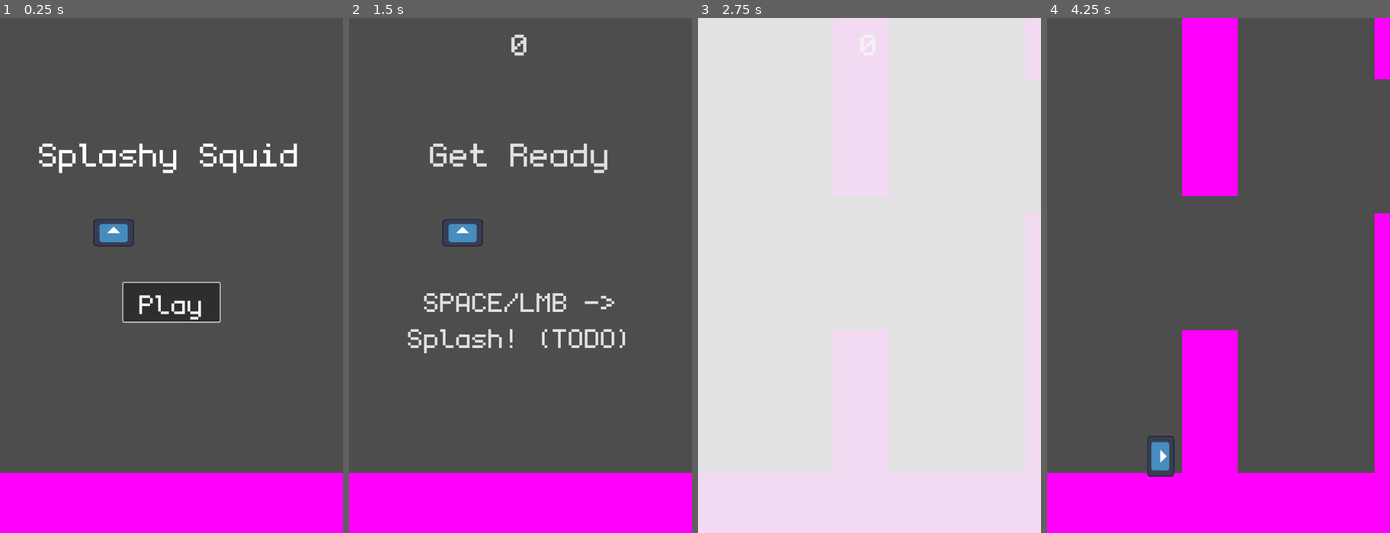
Above: before the commit, frames 1-4 (left to right).
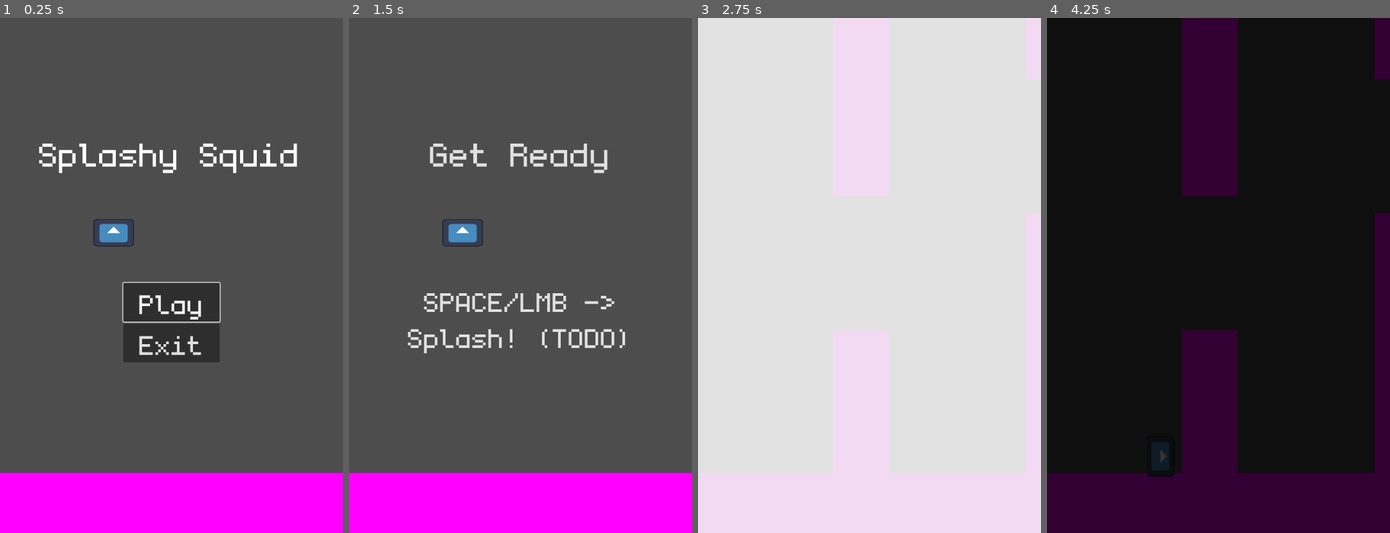
Above: after the commit, the same moments.

Repository: brubster/splashy-squid
Game: Godot game, scene res://scenes/main.tscn
Same seed, same stepped clock (60 frames per second), same inputs: the game is played once before the commit and once after it. The engine's default icon, where the game draws it, is replaced by a stand-in: a white triangle on a blue panel in a dark square.
Inputs (mouse positions are in pixels of both pictures, inside the frame that each line leads up to):
- Up to frame 1 (0.25 s): no input
- Up to frame 2 (1.5 s): click "Play" at 0.5 s; tap Enter (enter) at 1.25 s; hold Enter (enter) from 1.28 s (still down)
- Up to frame 3 (2.75 s): tap Space (flap, bound only before the commit) at 1.52, 1.55, 1.82, 2.1, 2.27, 2.57 s; release Enter (enter) at 2.03 s; tap Enter (enter) at 2.3 s
- Up to frame 4 (4.25 s): hold Enter (enter) 2.78-3.5 s; tap Space (flap, bound only before the commit) at 3.05 s; click (1218, 311) at 3.5 s, where only the run after the commit has a clickable "Restart"

The runs differ from the first frame. In frame 1, 2.0% of the frame differs, in the area x 36-64%, y 59-67%; in frame 2, 0.1%; in frame 3, less than 0.1%; in frame 4, 100%, in the area x 0-100%, y 0-100%.

Commit message:
Game Over screen, WIP scuffed restart game mechanic

Diff:
--- a/01_flappy/project.godot
+++ b/01_flappy/project.godot
@@ -20,9 +20,15 @@
 window/size/viewport_width=640
 window/size/viewport_height=960
 
+[importer_defaults]
+
+font_data_dynamic={
+"subpixel_positioning": 0
+}
+
 [input]
 
-flap={
+splash={
 "deadzone": 0.5,
 "events": [Object(InputEventKey,"resource_local_to_scene":false,"resource_name":"","device":0,"window_id":0,"alt_pressed":false,"shift_pressed":false,"ctrl_pressed":false,"meta_pressed":false,"pressed":false,"keycode":0,"physical_keycode":32,"key_label":0,"unicode":0,"echo":false,"script":null)
 , Object(InputEventMouseButton,"resource_local_to_scene":false,"resource_name":"","device":-1,"window_id":0,"alt_presse …(244 unchanged characters)…
--- a/01_flappy/scenes/game/game_ui.tscn
+++ b/01_flappy/scenes/game/game_ui.tscn
@@ -44,7 +44,7 @@
 tracks/3/type = "value"
 tracks/3/imported = false
 tracks/3/enabled = true
-tracks/3/path = NodePath("../ScreenMargin:modulate")
+tracks/3/path = NodePath("../ScoreMargin:modulate")
 tracks/3/interp = 1
 tracks/3/loop_wrap = true
 tracks/3/keys = {
@@ -53,6 +53,30 @@
 "update": 0,
 "values": [Color(1, 1, 1, 1)]
 }
+tracks/4/type = "value"
+tracks/4/imported = false
+tracks/4/enabled = true
+tracks/4/path = NodePath("../GameOverAnchor:position")
+tracks/4/interp = 1
+tracks/4/loop_wrap = true
+tracks/4/keys = {
+"times": PackedFloat32Array(0),
+"transitions": PackedFloat32Array(1),
+"update": 0,
+"values": [Vector2(-161, 960)]
+}
+tracks/5/type = "value"
+tracks/5/imported = false
+tracks/5/enabled = true
+tracks/5/path = NodePath("../RestartFade:modulate")
+tracks/5/interp = 1
+tracks/5/loop_wrap = true
+tracks/5/keys = {
+"times": PackedFloat32Array(0),
+"transitions": PackedFloat32Array(1),
+"update": 0,
+"values": [Color(1, 1, 1, 0)]
+}
 
 [sub_resource type="Animation" id="Animation_42fek"]
 resource_name = "ready_ui_fade_out"
@@ -103,7 +127,7 @@
 tracks/1/type = "value"
 tracks/1/imported = false
 tracks/1/enabled = true
-tracks/1/path = NodePath("../ScreenMargin:modulate")
+tracks/1/path = NodePath("../ScoreMargin:modulate")
 tracks/1/interp = 1
 tracks/1/loop_wrap = true
 tracks/1/keys = {
@@ -113,12 +137,46 @@
 "values": [Color(1, 1, 1, 1), Color(1, 1, 1, 0)]
 }
 
+[sub_resource type="Animation" id="Animation_t3855"]
+resource_name = "game_over_reveal"
+length = 0.5
+tracks/0/type = "value"
+tracks/0/imported = false
+tracks/0/enabled = true
+tracks/0/path = NodePath("../GameOverAnchor:position")
+tracks/0/interp = 1
+tracks/0/loop_wrap = true
+tracks/0/keys = {
+"times": PackedFloat32Array(0, 0.5),
+"transitions": PackedFloat32Array(0.4, 1),
+"update": 0,
+"values": [Vector2(-161, 960), Vector2(-161, 0)]
+}
+
+[sub_resource type="Animation" id="Animation_wc72r"]
+resource_name = "restart_fade_to_black"
+length = 0.5
+tracks/0/type = "value"
+tracks/0/imported = false
+tracks/0/enabled = true
+tracks/0/path = NodePath("../RestartFade:modulate")
+tracks/0/interp = 1
+tracks/0/loop_wrap = true
+tracks/0/keys = {
+"times": PackedFloat32Array(0, 0.5),
+"transitions": PackedFloat32Array(1, 1),
+"update": 0,
+"values": [Color(1, 1, 1, 0), Color(1, 1, 1, 1)]
+}
+
 [sub_resource type="AnimationLibrary" id="AnimationLibrary_1gykf"]
 _data = {
 "RESET": SubResource("Animation_2wxm7"),
 "death_flash": SubResource("Animation_waf8h"),
+"game_over_reveal": SubResource("Animation_t3855"),
 "game_ui_fade_in": SubResource("Animation_vmagh"),
-"ready_ui_fade_out": SubResource("Animation_42fek")
+"ready_ui_fade_out": SubResource("Animation_42fek"),
+"restart_fade_to_black": SubResource("Animation_wc72r")
 }
 
 [node name="GameUI" type="Control"]
@@ -147,7 +205,8 @@
 "": SubResource("AnimationLibrary_1gykf")
 }
 
-[node name="ScreenMargin" type="MarginContainer" parent="."]
+[node name="ScoreMargin" type="MarginContainer" parent="."]
+visible = false
 layout_mode = 1
 anchors_preset = 15
 anchor_right = 1.0
@@ -159,13 +218,14 @@
 theme_override_constants/margin_right = 10
 theme_override_constants/margin_bottom = 10
 
-[node name="VBoxContainer" type="VBoxContainer" parent="ScreenMargin"]
-layout_mode = 2
-
-[node name="Score" type="Label" parent="ScreenMargin/VBoxContainer"]
+[node name="VBoxContainer" type="VBoxContainer" parent="ScoreMargin"]
+layout_mode = 2
+
+[node name="Score" type="Label" parent="ScoreMargin/VBoxContainer"]
 unique_name_in_owner = true
 layout_mode = 2
 size_flags_vertical = 0
+mouse_filter = 1
 theme_override_fonts/font = ExtResource("2_bdr0s")
 theme_override_font_sizes/font_size = 90
 horizontal_alignment = 1
@@ -210,6 +270,114 @@
 Splash! (TODO)"
 horizontal_alignment = 1
 
+[node name="GameOverAnchor" type="Node2D" parent="."]
+position = Vector2(-161, 960)
+
+[node name="GameOverMargin" type="MarginContainer" parent="GameOverAnchor"]
+unique_name_in_owner = true
+anchors_preset = 15
+anchor_right = 1.0
+anchor_bottom = 1.0
+offset_left = -290.0
+offset_top = -110.0
+offset_right = 1252.0
+offset_bottom = 930.0
+grow_horizontal = 2
+grow_vertical = 2
+theme_override_constants/margin_left = 300
+theme_override_constants/margin_top = 10
+theme_override_constants/margin_right = 300
+theme_override_constants/margin_bottom = 10
+
+[node name="VBoxContainer" type="VBoxContainer" parent="GameOverAnchor/GameOverMargin"]
+layout_mode = 2
+
+[node name="InnerMargin" type="MarginContainer" parent="GameOverAnchor/GameOverMargin/VBoxContainer"]
+layout_mode = 2
+theme_override_constants/margin_left = 300
+theme_override_constants/margin_top = 280
+theme_override_constants/margin_right = 300
+theme_override_constants/margin_bottom = 280
+
+[node name="VBoxContainer" type="VBoxContainer" parent="GameOverAnchor/GameOverMargin/VBoxContainer/InnerMargin"]
+layout_mode = 2
+
+[node name="GameOverLabel" type="Label" parent="GameOverAnchor/GameOverMargin/VBoxContainer/InnerMargin/VBoxContainer"]
+layout_mode = 2
+mouse_filter = 1
+theme_override_fonts/font = ExtResource("2_bdr0s")
+theme_override_font_sizes/font_size = 100
+text = "Game Over"
+horizontal_alignment = 1
+
+[node name="PanelContainer" type="PanelContainer" parent="GameOverAnchor/GameOverMargin/VBoxContainer/InnerMargin/VBoxContainer"]
+layout_mode = 2
+mouse_filter = 1
+
+[node name="MarginContainer" type="MarginContainer" parent="GameOverAnchor/GameOverMargin/VBoxContainer/InnerMargin/VBoxContainer/PanelContainer"]
+layout_mode = 2
+theme_override_constants/margin_left = 20
+theme_override_constants/margin_top = 20
+theme_override_constants/margin_right = 20
+theme_override_constants/margin_bottom = 20
+
+[node name="GridContainer" type="GridContainer" parent="GameOverAnchor/GameOverMargin/VBoxContainer/InnerMargin/VBoxContainer/PanelContainer/MarginContainer"]
+layout_mode = 2
+theme_override_constants/h_separation = 20
+theme_override_constants/v_separation = 20
+columns = 2
+
+[node name="ScoreLabel" type="Label" parent="GameOverAnchor/GameOverMargin/VBoxContainer/InnerMargin/VBoxContainer/PanelContainer/MarginContainer/GridContainer"]
+layout_mode = 2
+theme_override_fonts/font = ExtResource("2_bdr0s")
+theme_override_font_sizes/font_size = 60
+text = "Score: "
+horizontal_alignment = 2
+
+[node name="ScoreActual" type="Label" parent="GameOverAnchor/GameOverMargin/VBoxContainer/InnerMargin/VBoxContainer/PanelContainer/MarginContainer/GridContainer"]
+unique_name_in_owner = true
+layout_mode = 2
+theme_override_fonts/font = ExtResource("2_bdr0s")
+theme_override_font_sizes/font_size = 60
+horizontal_alignment = 2
+
+[node name="BestLabel" type="Label" parent="GameOverAnchor/GameOverMargin/VBoxContainer/InnerMargin/VBoxContainer/PanelContainer/MarginContainer/GridContainer"]
+layout_mode = 2
+theme_override_fonts/font = ExtResource("2_bdr0s")
+theme_override_font_sizes/font_size = 60
+text = " Best: "
+horizontal_alignment = 2
+
+[node name="BestActual" type="Label" parent="GameOverAnchor/GameOverMargin/VBoxContainer/InnerMargin/VBoxContainer/PanelContainer/MarginContainer/GridContainer"]
+unique_name_in_owner = true
+layout_mode = 2
+theme_override_fonts/font = ExtResource("2_bdr0s")
+theme_override_font_sizes/font_size = 60
+horizontal_alignment = 2
+
+[node name="ButtonMargin" type="MarginContainer" parent="GameOverAnchor/GameOverMargin/VBoxContainer/InnerMargin/VBoxContainer"]
+layout_mode = 2
+theme_override_constants/margin_left = 60
+theme_override_constants/margin_top = 100
+theme_override_constants/margin_right = 60
+
+[node name="VBoxContainer" type="VBoxContainer" parent="GameOverAnchor/GameOverMargin/VBoxContainer/InnerMargin/VBoxContainer/ButtonMargin"]
+layout_mode = 2
+
+[node name="RestartButton" type="Button" parent="GameOverAnchor/GameOverMargin/VBoxContainer/InnerMargin/VBoxContainer/ButtonMargin/VBoxContainer"]
+unique_name_in_owner = true
+layout_mode = 2
+theme_override_fonts/font = ExtResource("2_bdr0s")
+theme_override_font_sizes/font_size = 60
+text = "Restart"
+
+[node name="ExitButton" type="Button" parent="GameOverAnchor/GameOverMargin/VBoxContainer/InnerMargin/VBoxContainer/ButtonMargin/VBoxContainer"]
+unique_name_in_owner = true
+layout_mode = 2
+theme_override_fonts/font = ExtResource("2_bdr0s")
+theme_override_font_sizes/font_size = 60
+text = "Exit"
+
 [node name="DeathFlash" type="ColorRect" parent="."]
 visible = false
 layout_mode = 1
@@ -218,4 +386,19 @@
 anchor_bottom = 1.0
 grow_horizontal = 2
 grow_vertical = 2
+mouse_filter = 2
 color = Color(0.901961, 0.901961, 0.901961, 0.901961)
+
+[node name="RestartFade" type="ColorRect" parent="."]
+visible = false
+modulate = Color(1, 1, 1, 0)
+layout_mode = 1
+anchors_preset = 15
+anchor_right = 1.0
+anchor_bottom = 1.0
+grow_horizontal = 2
+grow_vertical = 2
+color = Color(0, 0, 0, 1)
+
+[connection signal="pressed" from="GameOverAnchor/GameOverMargin/VBoxContainer/InnerMargin/VBoxContainer/ButtonMargin/VBoxContainer/RestartButton" to="." method="_on_restart_button_pressed"]
+[connection signal="pressed" from="GameOverAnchor/GameOverMargin/VBoxContainer/InnerMargin/VBoxContainer/ButtonMargin/VBoxContainer/ExitButton" to="." method="_on_exit_button_pressed"]
--- a/01_flappy/scenes/main_ui.tscn
+++ b/01_flappy/scenes/main_ui.tscn
@@ -71,6 +71,7 @@
 anchor_bottom = 1.0
 grow_horizontal = 2
 grow_vertical = 2
+mouse_filter = 2
 script = ExtResource("1_v736d")
 
 [node name="AnimationPlayer" type="AnimationPlayer" parent="."]
@@ -122,11 +123,22 @@
 theme_override_constants/margin_top = 200
 theme_override_constants/margin_right = 220
 
-[node name="PlayButton" type="Button" parent="ScreenMargin/VBoxContainer/ButtonAnchor/ButtonMargin"]
+[node name="VBoxContainer" type="VBoxContainer" parent="ScreenMargin/VBoxContainer/ButtonAnchor/ButtonMargin"]
+layout_mode = 2
+
+[node name="PlayButton" type="Button" parent="ScreenMargin/VBoxContainer/ButtonAnchor/ButtonMargin/VBoxContainer"]
 unique_name_in_owner = true
 layout_mode = 2
 theme_override_fonts/font = ExtResource("1_oiw14")
 theme_override_font_sizes/font_size = 80
 text = "Play"
 
-[connection signal="pressed" from="ScreenMargin/VBoxContainer/ButtonAnchor/ButtonMargin/PlayButton" to="." method="_on_play_button_pressed"]
+[node name="ExitButton" type="Button" parent="ScreenMargin/VBoxContainer/ButtonAnchor/ButtonMargin/VBoxContainer"]
+unique_name_in_owner = true
+layout_mode = 2
+theme_override_fonts/font = ExtResource("1_oiw14")
+theme_override_font_sizes/font_size = 80
+text = "Exit"
+
+[connection signal="pressed" from="ScreenMargin/VBoxContainer/ButtonAnchor/ButtonMargin/VBoxContainer/PlayButton" to="." method="_on_play_button_pressed"]
+[connection signal="pressed" from="ScreenMargin/VBoxContainer/ButtonAnchor/ButtonMargin/VBoxContainer/ExitButton" to="." method="_on_exit_button_pressed"]
--- a/01_flappy/scripts/character.gd
+++ b/01_flappy/scripts/character.gd
@@ -5,7 +5,7 @@
 
 
 @export var gravity: float = 2000.0
-@export var flap_velocity: float = -600.0
+@export var splash_velocity: float = -600.0
 
 
 var input_allowed: bool
@@ -13,7 +13,7 @@
 
 
 func _ready() -> void:
-	input_allowed = false
+	set_input_allowed(false)
 	is_dead = false
 	set_physics_process(false)
 	hide()
@@ -38,15 +38,15 @@
 
 
 func handle_input() -> void:
-	# Flap
-	if Input.is_action_just_pressed("flap"):
-		velocity.y = flap_velocity
+	# Splash
+	if Input.is_action_just_pressed("splash"):
+		velocity.y = splash_velocity
 
 
 func handle_rotation() -> void:
-	var flap_lerp: float = lerpf(get_rotation_degrees(), (velocity.y * 0.5) - 100.0, 0.05)
-	var flap_rotation: float = clampf(flap_lerp, -35.0, 85.0)
-	set_rotation_degrees(flap_rotation)
+	var splash_lerp: float = lerpf(get_rotation_degrees(), (velocity.y * 0.5) - 100.0, 0.05)
+	var splash_rotation: float = clampf(splash_lerp, -35.0, 85.0)
+	set_rotation_degrees(splash_rotation)
 
 
 # Die by an obstacle
@@ -55,7 +55,7 @@
 		return
 
 	death_flash.emit()
-	velocity.y = flap_velocity  # final "flap", makes hit more impactful? TODO
+	velocity.y = splash_velocity  # final "splash", makes hit more impactful
 
 	var tree = get_tree()
 	tree.set_pause(true)
@@ -73,7 +73,7 @@
 		return
 
 	death_flash.emit()
-	velocity.y = flap_velocity + 400.0
+	velocity.y = splash_velocity + 400.0
 
 	var tree = get_tree()
 	tree.set_pause(true)
@@ -89,8 +89,16 @@
 	set_input_allowed(true)
 	show()
 	set_physics_process(true)
-	velocity.y = flap_velocity
+	velocity.y = splash_velocity
 	move_and_slide()
+
+
+func _game_restart() -> void:
+	set_input_allowed(false)
+	hide()
+	set_physics_process(false)
+	set_position(Vector2(212.0, 400.0))
+	is_dead = false
 
 
 func set_input_allowed(val: bool) -> void:
--- a/01_flappy/scripts/game.gd
+++ b/01_flappy/scripts/game.gd
@@ -12,6 +12,8 @@
 func _ready() -> void:
 	%GameUI.game_ready.connect(%Character._game_ready)
 	%GameUI.game_ready.connect(_game_ready)
+	%GameUI.game_restart.connect(%Character._game_restart)
+	%GameUI.game_restart.connect(_game_restart)
 
 
 func start_obstacles() -> void:
@@ -53,5 +55,12 @@
 
 
 func _game_ready() -> void:
+	start_obstacles()
 	get_parent().get_parent().hide_fake_character()
-	start_obstacles()
+
+
+func _game_restart() -> void:
+	var obstacles: Array[Node] = %Obstacles.get_children()
+	for obstacle in obstacles:
+		obstacle.queue_free()
+	get_parent().get_parent().show_fake_character()
--- a/01_flappy/scripts/game_ui.gd
+++ b/01_flappy/scripts/game_ui.gd
@@ -2,6 +2,7 @@
 
 
 signal game_ready
+signal game_restart
 
 
 var score: int
@@ -11,6 +12,7 @@
 
 func _ready() -> void:
 	first_input = false
+	%GameOverMargin.hide()
 	show()
 	%Anim.set_speed_scale(1.0)
 	%Anim.play("game_ui_fade_in")
@@ -19,7 +21,7 @@
 
 
 func _process(_delta: float) -> void:
-	if not first_input and Input.is_action_just_pressed("flap"):
+	if not first_input and Input.is_action_just_pressed("splash"):
 		first_input = true
 		game_ready.emit()
 		%AnimFadeOut.set_speed_scale(6.0)
@@ -38,7 +40,42 @@
 
 
 func _on_character_death_flash():
+	# Death flash
 	$DeathFlash.show()
 	%Anim.set_speed_scale(2.0)
 	%Anim.play("death_flash")
-	print("score: " + str(score))
+	await %Anim.animation_finished
+
+	# Game Over panel
+	%ScoreActual.set_text(str(score))
+	%BestActual.set_text(str(0))
+	%GameOverMargin.show()
+	%Anim.play("game_over_reveal")
+	await %Anim.animation_finished
+	%RestartButton.grab_focus()
+
+
+func _on_restart_button_pressed():
+	# Hide game over UI
+	%Anim.play_backwards("game_over_reveal")
+	await %Anim.animation_finished
+	%GameOverMargin.hide()
+	first_input = false
+	show()
+	%Anim.set_speed_scale(1.0)
+	%Anim.play("game_ui_fade_in")
+	score = 0
+	update_score_label()
+
+	# Fade to black, reset game
+	$RestartFade.show()
+	%Anim.play("restart_fade_to_black")
+	await %Anim.animation_finished
+	game_restart.emit()
+	%Anim.play_backwards("restart_fade_to_black")
+	await %Anim.animation_finished
+	$RestartFade.hide()
+
+
+func _on_exit_button_pressed():
+	get_tree().quit()
--- a/01_flappy/scripts/main.gd
+++ b/01_flappy/scripts/main.gd
@@ -8,6 +8,9 @@
 	%World.add_child(game_res.instantiate())
 
 
+func show_fake_character() -> void:
+	%FakeCharacter.show()
+
+
 func hide_fake_character() -> void:
 	%FakeCharacter.hide()
-	$Fake.queue_free()
--- a/01_flappy/scripts/main_ui.gd
+++ b/01_flappy/scripts/main_ui.gd
@@ -9,7 +9,7 @@
 
 
 func _process(_delta: float) -> void:
-	if Input.is_action_pressed("enter") or Input.is_action_pressed("flap"):
+	if Input.is_action_pressed("enter") or Input.is_action_pressed("splash"):
 		%PlayButton.set_pressed(true)
 
 
@@ -17,3 +17,9 @@
 	%PlayButton.set_disabled(true)
 	$AnimationPlayer.play("start_game")
 	start_game.emit()
+	await $AnimationPlayer.animation_finished
+	hide()
+
+
+func _on_exit_button_pressed():
+	get_tree().quit()
Not shown, changed: 01_flappy/assets/font/monogram.ttf.import
Not shown: 1 places in 01_flappy/scenes/game/game_ui.tscn that only renumber resources
